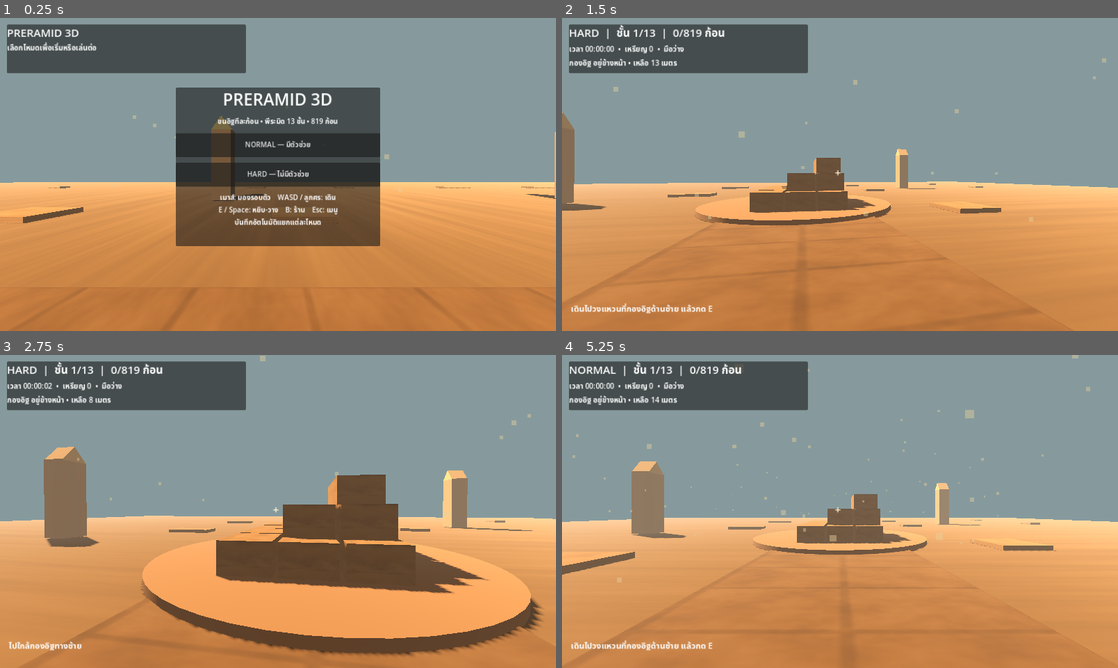
Above: before the commit, frames 1-4 (two rows, left to right).
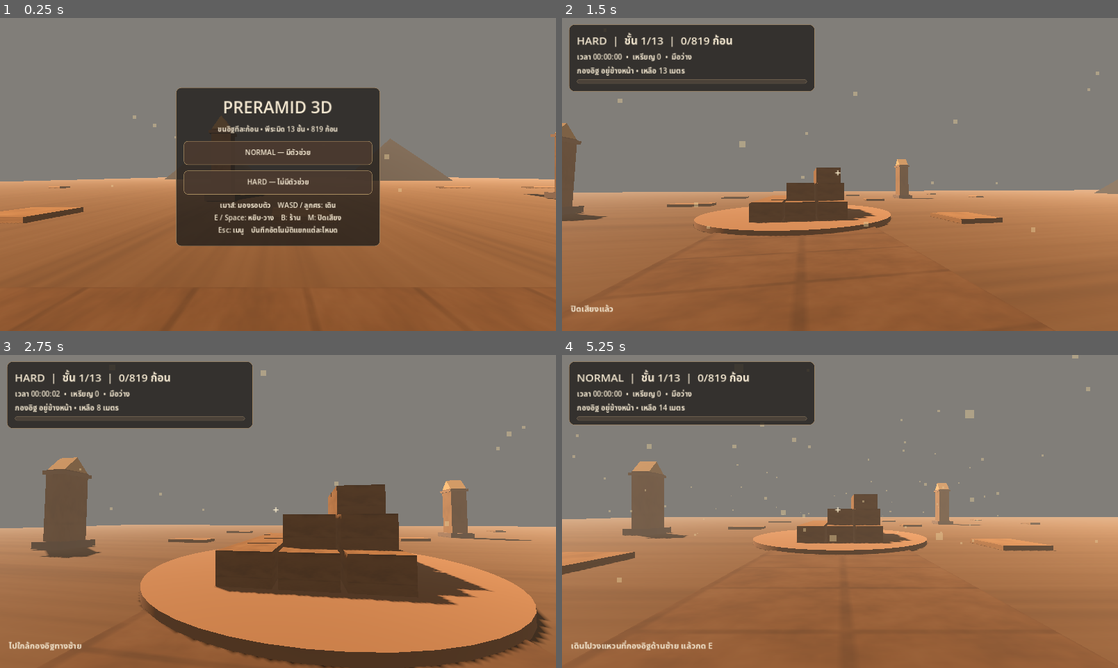
Above: after the commit, the same moments.

Repository: OuanEng/PRERAMID
Game: Godot game, scene res://main.tscn
The game is run twice, just before and just after one commit, with the same random seed, the same clock (stepped at 60 frames per second) and the same inputs.
Inputs (mouse positions are in pixels of both pictures, inside the frame that each line leads up to):
- Up to frame 1 (0.25 s): no input
- Up to frame 2 (1.5 s): click "HARD — ไม่มีตัวช่วย" at 0.5 s; tap Enter at 1.25 s; move the mouse to (867, 174) at 1.27 s; hold Up (ui_up) from 1.28 s (still down); tap M at 1.35 s
- Up to frame 3 (2.75 s): keep holding Up (ui_up); tap Space at 1.52, 1.82, 2.27, 2.3, 2.57 s; tap E at 1.55, 2.1 s; move the mouse to (250, 511) at 2.02 s
- Up to frame 4 (5.25 s): move the mouse to (851, 505) at 2.77 s; tap Space at 2.85, 3.77, 4.07, 4.52, 4.55, 4.82 s; tap M at 3.05, 3.6 s; move the mouse to (834, 517) at 3.52 s; tap E at 3.8, 4.35 s; move the mouse to (878, 514) at 4.27 s; tap Escape at 4.9 s; release Up (ui_up) at 5 s; click "NORMAL — มีตัวช่วย" at 5 s

The runs differ from the first frame. In frame 1, 96% of the frame differs, in the area x 0-100%, y 0-100%; in frame 2, 97%; in frame 3, 92%; in frame 4, 97%.

Commit message:
Add browser build and polish game feedback

Diff:
--- a/main3d.gd
+++ b/main3d.gd
@@ -20,6 +20,7 @@
 var camera_yaw := 0.0
 var camera_pitch := 0.0
 var storm_time := 0.0
+var audio_muted := false
 
 var player_root: Node3D
 var carried_block: MeshInstance3D
@@ -28,6 +29,7 @@
 var camera: Camera3D
 var desert_environment: Environment
 var sand_particles: CPUParticles3D
+var sandstone_material: StandardMaterial3D
 var supply_ring: MeshInstance3D
 var build_ring: MeshInstance3D
 var pyramid_layers: Array[MultiMeshInstance3D] = []
@@ -35,13 +37,19 @@
 var hud_info: Label
 var hud_prompt: Label
 var hud_direction: Label
+var hud_panel: PanelContainer
+var crosshair_label: Label
 var menu_panel: PanelContainer
 var shop_panel: PanelContainer
 var shop_buttons: Array[Button] = []
+var progress_bar: ProgressBar
+var sound_player: AudioStreamPlayer
+var sounds: Dictionary = {}
 
 func _ready() -> void:
 	build_world()
 	build_ui()
+	build_audio()
 	update_ui()
 	update_player_visuals()
 
@@ -127,43 +135,45 @@
 	var environment := WorldEnvironment.new()
 	desert_environment = Environment.new()
 	desert_environment.background_mode = Environment.BG_COLOR
-	desert_environment.background_color = Color("869a9d")
+	desert_environment.background_color = Color("817e79")
 	desert_environment.ambient_light_source = Environment.AMBIENT_SOURCE_COLOR
-	desert_environment.ambient_light_color = Color("c5b3a0")
-	desert_environment.ambient_light_energy = 0.30
+	desert_environment.ambient_light_color = Color("b7a796")
+	desert_environment.ambient_light_energy = 0.25
 	desert_environment.tonemap_mode = Environment.TONE_MAPPER_FILMIC
 	desert_environment.fog_enabled = true
-	desert_environment.fog_light_color = Color("aa9a86")
+	desert_environment.fog_light_color = Color("98836f")
 	desert_environment.fog_density = 0.006
 	environment.environment = desert_environment
 	add_child(environment)
 	var sun := DirectionalLight3D.new()
 	sun.rotation_degrees = Vector3(-50, -30, 0)
-	sun.light_color = Color("e8c69a")
-	sun.light_energy = 0.85
+	sun.light_color = Color("dcbba2")
+	sun.light_energy = 0.65
 	sun.shadow_enabled = true
 	add_child(sun)
 	var sand_texture := make_texture("sand")
 	var path_texture := make_texture("path")
 	var stone_texture := make_texture("stone")
-	var stone_material := textured_material(stone_texture, Color("d2bb9a"))
-	var ground := box(self, "Desert", Vector3(160, 0.3, 100), Vector3(0, -0.22, 0), Color.WHITE)
-	ground.material_override = textured_material(sand_texture, Color("c4b093"), Vector3(48, 1, 30))
+	sandstone_material = textured_material(stone_texture, Color("c7ad8a"))
+	var ground := box(self, "Desert", Vector3(180, 0.3, 210), Vector3(0, -0.22, -40), Color.WHITE)
+	ground.material_override = textured_material(sand_texture, Color("aa9780"), Vector3(55, 1, 65))
 	var path := box(self, "Carrying path", Vector3(70, 0.06, 6.5), Vector3(0, -0.03, 0), Color.WHITE)
-	path.material_override = textured_material(path_texture, Color("c9b393"), Vector3(30, 1, 3))
+	path.material_override = textured_material(path_texture, Color("b6a288"), Vector3(30, 1, 3))
+	make_distant_pyramid(Vector3(-43, 0, -88), 31.0, 19.0, Color("716456"))
+	make_distant_pyramid(Vector3(20, 0, -69), 23.0, 14.0, Color("806d59"))
 	for i in range(24):
 		var x := float((i * 31) % 120) - 60.0
 		var z := float((i * 19) % 57) - 28.0
 		if absf(z) < 7.0: z += 13.0
 		var pebble := box(self, "Sand stone %d" % i, Vector3(1.5 + (i % 4), 0.3, 1.4 + (i % 3)), Vector3(x, 0.02, z), Color.WHITE)
-		pebble.material_override = stone_material
+		pebble.material_override = sandstone_material
 	# Supply and its permanent stack of uncarried stones.
 	cylinder(self, "Supply base", 5.5, 0.25, SUPPLY + Vector3(0, 0.06, 0), Color("9d7652"))
 	for row in range(3):
 		for col in range(4 - row):
 			for depth in range(3 - row):
 				var supply_stone := box(self, "Supply stone", Vector3(1.6, 0.9, 1.4), SUPPLY + Vector3((col - 1.5 + row * 0.5) * 1.75, 0.6 + row * 0.9, (depth - 1) * 1.55), Color.WHITE)
-				supply_stone.material_override = stone_material
+				supply_stone.material_override = sandstone_material
 	supply_ring = make_ring(SUPPLY, 4.1, Color("fbe5a7"))
 	build_ring = make_ring(BUILD, 4.4, Color("ffce65"))
 	var plinth := box(self, "Pyramid plinth", Vector3(23, 0.55, 23), PYRAMID + Vector3(0, 0.2, 0), Color.WHITE)
@@ -194,7 +204,7 @@
 	box(player_root, "Left arm", Vector3(0.22, 0.85, 0.24), Vector3(-0.58, 1.28, 0), Color("b87d55"))
 	box(player_root, "Right arm", Vector3(0.22, 0.85, 0.24), Vector3(0.58, 1.28, 0), Color("b87d55"))
 	carried_block = box(player_root, "Carried brick", Vector3(1.3, 0.72, 0.9), Vector3(0, 2.72, -0.08), Color.WHITE)
-	carried_block.material_override = stone_material
+	carried_block.material_override = sandstone_material
 	cart_root = Node3D.new()
 	cart_root.name = "Cart"
 	player_root.add_child(cart_root)
@@ -207,10 +217,30 @@
 	camera.near = 0.04
 	add_child(camera)
 	view_block = box(camera, "Brick in hands", Vector3(0.65, 0.36, 0.42), Vector3(0.58, -0.48, -0.85), Color.WHITE)
-	view_block.material_override = stone_material
+	view_block.material_override = sandstone_material
 	view_block.cast_shadow = GeometryInstance3D.SHADOW_CASTING_SETTING_OFF
 	make_sandstorm_particles()
 	refresh_pyramid()
+
+func make_distant_pyramid(center: Vector3, width: float, height: float, color: Color) -> void:
+	var surface := SurfaceTool.new()
+	surface.begin(Mesh.PRIMITIVE_TRIANGLES)
+	var half := width * 0.5
+	var corners := [Vector3(-half, 0, -half), Vector3(half, 0, -half), Vector3(half, 0, half), Vector3(-half, 0, half)]
+	var peak := Vector3(0, height, 0)
+	for side in range(4):
+		var a: Vector3 = corners[side]
+		var b: Vector3 = corners[(side + 1) % 4]
+		surface.set_normal((b - a).cross(peak - a).normalized())
+		surface.add_vertex(a)
+		surface.add_vertex(b)
+		surface.add_vertex(peak)
+	var monument := MeshInstance3D.new()
+	monument.name = "Distant pyramid"
+	monument.mesh = surface.commit()
+	monument.material_override = material(color)
+	monument.position = center
+	add_child(monument)
 
 func make_sandstorm_particles() -> void:
 	sand_particles = CPUParticles3D.new()
@@ -255,7 +285,10 @@
 	return ring
 
 func make_obelisk(pos: Vector3) -> void:
-	box(self, "Obelisk", Vector3(1.4, 5.0, 1.4), pos + Vector3(0, 2.5, 0), Color("b48e65"))
+	var shaft := box(self, "Obelisk", Vector3(1.4, 5.0, 1.4), pos + Vector3(0, 2.5, 0), Color.WHITE)
+	shaft.material_override = sandstone_material
+	box(self, "Obelisk base", Vector3(2.1, 0.45, 2.1), pos + Vector3(0, 0.2, 0), Color("765f4d"))
+	box(self, "Obelisk collar", Vector3(1.65, 0.22, 1.65), pos + Vector3(0, 4.8, 0), Color("987655"))
 	var point := MeshInstance3D.new()
 	var mesh := PrismMesh.new()
 	mesh.size = Vector3(1.4, 1.0, 1.4)
@@ -278,12 +311,37 @@
 			mm.set_instance_transform(n, Transform3D(Basis.IDENTITY, p))
 		remaining -= count
 
+func ui_style(background: Color, border: Color, radius: int = 9, margin: float = 12.0) -> StyleBoxFlat:
+	var style := StyleBoxFlat.new()
+	style.bg_color = background
+	style.border_color = border
+	style.set_border_width_all(1)
+	style.set_corner_radius_all(radius)
+	style.set_content_margin_all(margin)
+	return style
+
 func build_ui() -> void:
 	var layer := CanvasLayer.new()
 	add_child(layer)
+	var thai_theme := Theme.new()
+	thai_theme.default_font = load("res://assets/NotoSansThaiLooped.ttf") as FontFile
+	thai_theme.set_color("font_color", "Label", Color("f4e8d1"))
+	thai_theme.set_color("font_color", "Button", Color("f4e8d1"))
+	thai_theme.set_color("font_hover_color", "Button", Color("fff3d8"))
+	thai_theme.set_color("font_pressed_color", "Button", Color("fff3d8"))
+	thai_theme.set_color("font_disabled_color", "Button", Color("a99c8a"))
+	thai_theme.set_stylebox("panel", "PanelContainer", ui_style(Color("211e1bcc"), Color("9e8260"), 12, 18))
+	thai_theme.set_stylebox("normal", "Button", ui_style(Color("4b3a2fe6"), Color("b49767")))
+	thai_theme.set_stylebox("hover", "Button", ui_style(Color("76513be8"), Color("e5be7f")))
+	thai_theme.set_stylebox("pressed", "Button", ui_style(Color("9c6a3e"), Color("f3d394")))
+	thai_theme.set_stylebox("disabled", "Button", ui_style(Color("38312c"), Color("5f5549")))
+	thai_theme.set_stylebox("background", "ProgressBar", ui_style(Color("4b4239"), Color("6d604e"), 5, 0))
+	thai_theme.set_stylebox("fill", "ProgressBar", ui_style(Color("d1a267"), Color("d1a267"), 5, 0))
 	var hud := PanelContainer.new()
+	hud_panel = hud
+	hud.theme = thai_theme
 	hud.position = Vector2(16, 15)
-	hud.custom_minimum_size = Vector2(550, 112)
+	hud.custom_minimum_size = Vector2(550, 133)
 	layer.add_child(hud)
 	var hud_box := VBoxContainer.new()
 	hud.add_child(hud_box)
@@ -296,18 +354,26 @@
 	hud_direction = Label.new()
 	hud_direction.add_theme_font_size_override("font_size", 17)
 	hud_box.add_child(hud_direction)
+	progress_bar = ProgressBar.new()
+	progress_bar.custom_minimum_size = Vector2(530, 10)
+	progress_bar.max_value = TOTAL
+	progress_bar.show_percentage = false
+	hud_box.add_child(progress_bar)
 	hud_prompt = Label.new()
+	hud_prompt.theme = thai_theme
 	hud_prompt.position = Vector2(20, 655)
 	hud_prompt.size = Vector2(1230, 45)
 	hud_prompt.add_theme_font_size_override("font_size", 19)
 	layer.add_child(hud_prompt)
-	var crosshair := Label.new()
-	crosshair.text = "+"
-	crosshair.position = Vector2(628, 337)
-	crosshair.add_theme_font_size_override("font_size", 25)
-	crosshair.add_theme_color_override("font_color", Color("fff2d0"))
-	layer.add_child(crosshair)
+	crosshair_label = Label.new()
+	crosshair_label.theme = thai_theme
+	crosshair_label.text = "+"
+	crosshair_label.position = Vector2(628, 337)
+	crosshair_label.add_theme_font_size_override("font_size", 25)
+	crosshair_label.add_theme_color_override("font_color", Color("fff2d0"))
+	layer.add_child(crosshair_label)
 	menu_panel = PanelContainer.new()
+	menu_panel.theme = thai_theme
 	menu_panel.position = Vector2(405, 160)
 	menu_panel.custom_minimum_size = Vector2(470, 365)
 	layer.add_child(menu_panel)
@@ -334,10 +400,11 @@
 	hard.pressed.connect(start_game.bind("hard"))
 	menu.add_child(hard)
 	var controls := Label.new()
-	controls.text = "เมาส์: มองรอบตัว    WASD / ลูกศร: เดิน\nE / Space: หยิบ-วาง    B: ร้าน    Esc: เมนู\nบันทึกอัตโนมัติแยกแต่ละโหมด"
+	controls.text = "เมาส์: มองรอบตัว    WASD / ลูกศร: เดิน\nE / Space: หยิบ-วาง    B: ร้าน    M: ปิดเสียง\nEsc: เมนู    บันทึกอัตโนมัติแยกแต่ละโหมด"
 	controls.horizontal_alignment = HORIZONTAL_ALIGNMENT_CENTER
 	menu.add_child(controls)
 	shop_panel = PanelContainer.new()
+	shop_panel.theme = thai_theme
 	shop_panel.position = Vector2(968, 125)
 	shop_panel.custom_minimum_size = Vector2(290, 300)
 	layer.add_child(shop_panel)
@@ -348,7 +415,7 @@
 	shop_title.text = "ร้านตัวช่วย (Normal)"
 	shop_title.add_theme_font_size_override("font_size", 20)
 	shop.add_child(shop_title)
-	var names := ["รองเท้าเร็ว • 25 เหรียญ", "รถเข็น • 60 เหรียญ", "แผนที่ทางลัด • 110 เหรียญ"]
+	var names := ["รองเท้าเร็ว • 25 เหรียญ", "รถเข็นอิฐ • 60 เหรียญ", "ผ้าคลุมกันลม • 110 เหรียญ"]
 	for i in range(3):
 		var button := Button.new()
 		button.text = names[i]
@@ -360,6 +427,42 @@
 	note.text = "ตัวช่วยเพิ่มความเร็ว\nยังขนได้ทีละก้อนเท่านั้น"
 	shop.add_child(note)
 	shop_panel.hide()
+
+func build_audio() -> void:
+	sound_player = AudioStreamPlayer.new()
+	sound_player.volume_db = -8.0
+	add_child(sound_player)
+	for kind in ["pickup", "place", "purchase", "milestone"]:
+		sounds[kind] = make_sound(kind)
+
+func make_sound(kind: String) -> AudioStreamWAV:
+	var rate := 22050
+	var duration := 0.16 if kind == "pickup" else (0.24 if kind == "place" else 0.42)
+	var frames := int(rate * duration)
+	var data := PackedByteArray()
+	data.resize(frames * 2)
+	var rng := RandomNumberGenerator.new()
+	rng.seed = 512 + kind.length() * 73
+	for i in range(frames):
+		var time := float(i) / rate
+		var envelope := pow(1.0 - float(i) / frames, 2.4)
+		var frequency := 240.0 if kind == "pickup" else (110.0 if kind == "place" else 440.0)
+		if kind == "purchase": frequency = 440.0 + time * 440.0
+		if kind == "milestone": frequency = 300.0 + floorf(time * 8.0) * 95.0
+		var wave := sin(TAU * frequency * time) * 0.48
+		var grit := rng.randf_range(-1.0, 1.0) * (0.28 if kind == "place" else 0.08)
+		data.encode_s16(i * 2, int(clampf((wave + grit) * envelope, -1.0, 1.0) * 14000.0))
+	var sound := AudioStreamWAV.new()
+	sound.format = AudioStreamWAV.FORMAT_16_BITS
+	sound.mix_rate = rate
+	sound.stereo = false
+	sound.data = data
+	return sound
+
+func play_sound(kind: String) -> void:
+	if audio_muted or sound_player == null: return
+	sound_player.stream = sounds[kind]
+	sound_player.play()
 
 func start_game(new_mode: String) -> void:
 	mode = new_mode
@@ -404,7 +507,7 @@
 			if mode == "normal":
 				speed = 6.0
 				if upgrades[0]: speed += 1.0
-				if upgrades[1]: speed += 0.9
+				if upgrades[1] and carried: speed += 1.6
 				if upgrades[2]: speed += 1.1
 			var right := Vector3(cos(camera_yaw), 0, -sin(camera_yaw))
 			var forward := Vector3(-sin(camera_yaw), 0, -cos(camera_yaw))
@@ -434,6 +537,10 @@
 			update_ui()
 		return
 	if mode == "": return
+	if event.keycode == KEY_M:
+		audio_muted = not audio_muted
+		set_hint("ปิดเสียงแล้ว" if audio_muted else "เปิดเสียงแล้ว")
+		return
 	if event.keycode == KEY_B and mode == "normal":
 		shop_open = not shop_open
 		shop_panel.visible = shop_open
@@ -447,12 +554,22 @@
 		return
 	if carried:
 		if player_position.distance_to(BUILD) <= 4.5:
+			var old_tier := current_tier()
 			carried = false
 			placed += 1
 			coins += 1
 			refresh_pyramid()
 			update_player_visuals()
-			set_hint("สำเร็จ! ครบ 819 ก้อน" if placed == TOTAL else "วางแล้ว • กลับไปขนอิฐก้อนต่อไป")
+			if placed == TOTAL:
+				play_sound("milestone")
+				set_hint("สำเร็จ! พีระมิดครบ 819 ก้อน")
+			elif current_tier() != old_tier:
+				coins += 10
+				play_sound("milestone")
+				set_hint("สร้างชั้น %d เสร็จ! รับโบนัส 10 เหรียญ" % old_tier)
+			else:
+				play_sound("place")
+				set_hint("วางก้อนที่ %d แล้ว • กลับไปหยิบก้อนต่อไป" % placed)
 			save_game()
 		else:
 			set_hint("ไปวงแหวนสีทองที่จุดก่อสร้างทางขวา")
@@ -460,6 +577,7 @@
 		if player_position.distance_to(SUPPLY) <= 4.5:
 			carried = true
 			update_player_visuals()
+			play_sound("pickup")
 			set_hint("หยิบอิฐแล้ว • ไปวงแหวนที่พีระมิดทางขวา")
 			save_game()
 		else:
@@ -474,6 +592,7 @@
 	coins -= costs[index]
 	upgrades[index] = true
 	update_player_visuals()
+	play_sound("purchase")
 	set_hint("ซื้อตัวช่วยแล้ว • เดินเร็วขึ้น")
 	save_game()
 
@@ -492,15 +611,21 @@
 
 func update_ui() -> void:
 	if mode == "":
+		hud_panel.hide()
+		crosshair_label.hide()
 		hud_title.text = "PRERAMID 3D"
 		hud_info.text = "เลือกโหมดเพื่อเริ่มหรือเล่นต่อ"
 		hud_direction.text = ""
 		hud_prompt.text = ""
+		progress_bar.value = 0
 		return
+	hud_panel.show()
+	crosshair_label.show()
 	var hours := int(seconds_played) / 3600
 	var minutes := (int(seconds_played) % 3600) / 60
 	var secs := int(seconds_played) % 60
 	hud_title.text = "%s  |  ชั้น %d/13  |  %d/819 ก้อน" % [mode.to_upper(), current_tier(), placed]
+	progress_bar.value = placed
 	hud_info.text = "เวลา %02d:%02d:%02d  •  เหรียญ %d  •  %s" % [hours, minutes, secs, coins, "กำลังถืออิฐ" if carried else "มือว่าง"]
 	var destination := BUILD if carried else SUPPLY
 	var to_target := (destination - player_position).normalized()
@@ -516,10 +641,10 @@
 	elif placed == TOTAL:
 		hud_prompt.text = "สร้างพีระมิดสำเร็จ! กด Esc เพื่อกลับเมนู"
 	else:
-		hud_prompt.text = "เมาส์: มอง  •  WASD / ลูกศร: เดิน  •  E / Space: หยิบหรือวาง" + ("  •  B: ร้าน" if mode == "normal" else "")
+		hud_prompt.text = "เมาส์: มอง  •  WASD / ลูกศร: เดิน  •  E / Space: หยิบหรือวาง" + ("  •  B: ร้าน" if mode == "normal" else "") + "  •  M: เสียง"
 	for i in range(shop_buttons.size()):
 		shop_buttons[i].disabled = upgrades[i] or coins < [25, 60, 110][i]
-		if upgrades[i]: shop_buttons[i].text = ["รองเท้าเร็ว ✓", "รถเข็น ✓", "แผนที่ทางลัด ✓"][i]
+		if upgrades[i]: shop_buttons[i].text = ["รองเท้าเร็ว ✓", "รถเข็นอิฐ ✓", "ผ้าคลุมกันลม ✓"][i]
 
 func current_tier() -> int:
 	var remaining := placed
Not shown, added: assets/OFL.txt
Binary file added: docs/index.apple-touch-icon.png
Binary file added: docs/index.icon.png
Binary file added: docs/index.png
Not shown, added: export_presets.cfg
Not shown, changed: .gitignore
Not shown, changed: README.md
Not shown, added: docs/.nojekyll
Not shown, added: docs/index.audio.position.worklet.js
Not shown, added: docs/index.audio.worklet.js
Not shown, added: docs/index.html
Not shown, added: docs/index.js
(and 2 more such lines)
